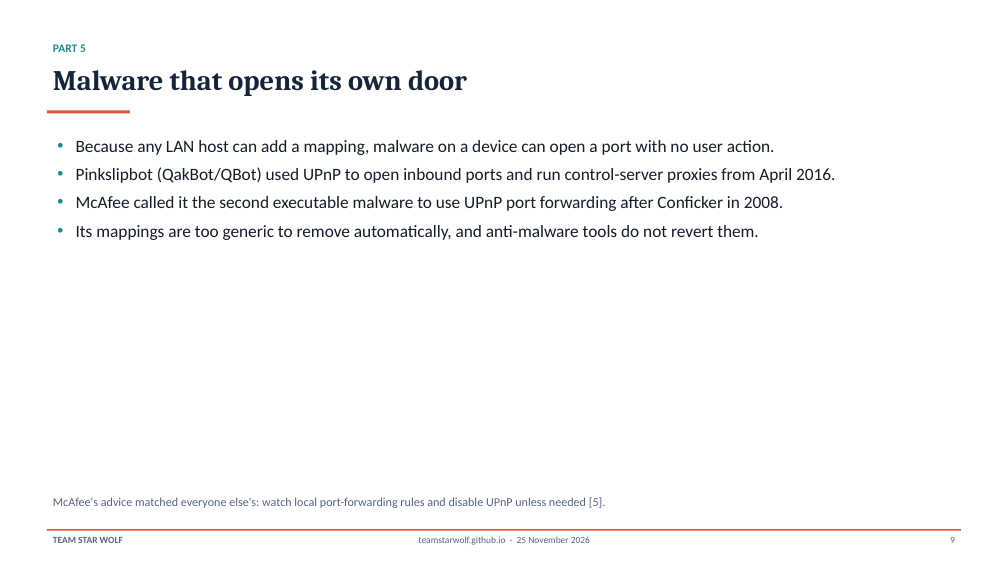
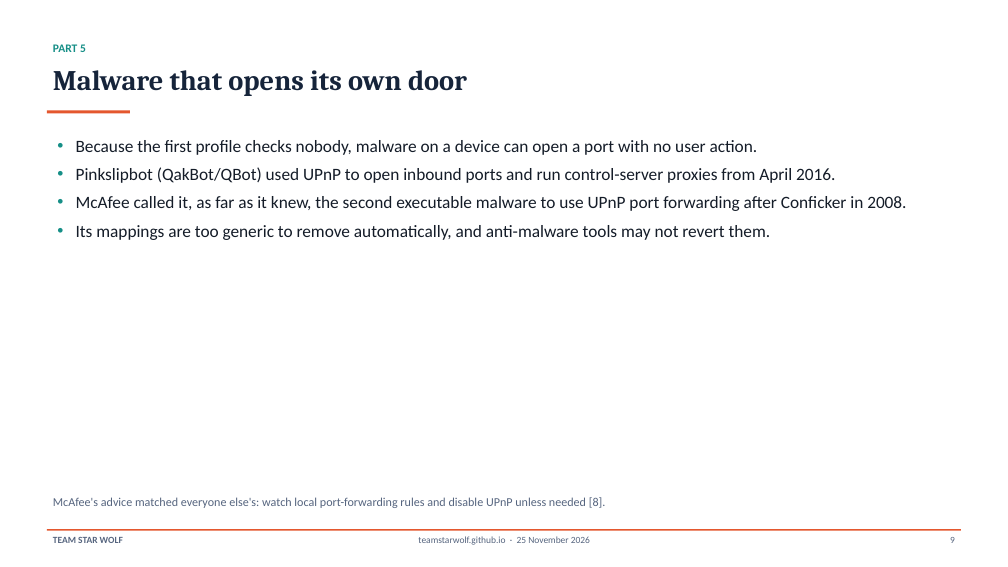
Before and after one commit to TeamStarWolf/TeamStarWolf, a slide deck: slide 9 of case-studies/slides/UPnP_Home_Network_Case_Study.pptx. Drawn at 1008x567 pixels with LibreOffice and Linux fonts; fonts in the diff are those of the drawing. Boxes give left, top, right and bottom in pixels: in the first picture for what was removed or moved away, otherwise in the second. Text is boxed around its words. In the diff, an @@ line names an element or a change of style, - is before the commit and + after.

```diff
--- a/case-studies/slides/UPnP_Home_Network_Case_Study.pptx
+++ b/case-studies/slides/UPnP_Home_Network_Case_Study.pptx
@@ text at <box>76,140,758,155</box>: text changed @@
-• Because any LAN host can add a mapping, malware on a device can open a port with no user action.
+• Because the first profile checks nobody, malware on a device can open a port with no user action.
@@ text at <box>76,196,906,240</box>: text changed @@
-• McAfee called it the second executable malware to use UPnP port forwarding after Conficker in 2008.
-• Its mappings are too generic to remove automatically, and anti-malware tools do not revert them.
+• McAfee called it, as far as it knew, the second executable malware to use UPnP port forwarding after Conficker in 2008.
+• Its mappings are too generic to remove automatically, and anti-malware tools may not revert them.
@@ text at <box>53,497,606,508</box>: text changed @@
-McAfee's advice matched everyone else's: watch local port-forwarding rules and disable UPnP unless needed [5].
+McAfee's advice matched everyone else's: watch local port-forwarding rules and disable UPnP unless needed [8].
```
Also in this commit, not shown: 12 other slides changed, 7 other files.
